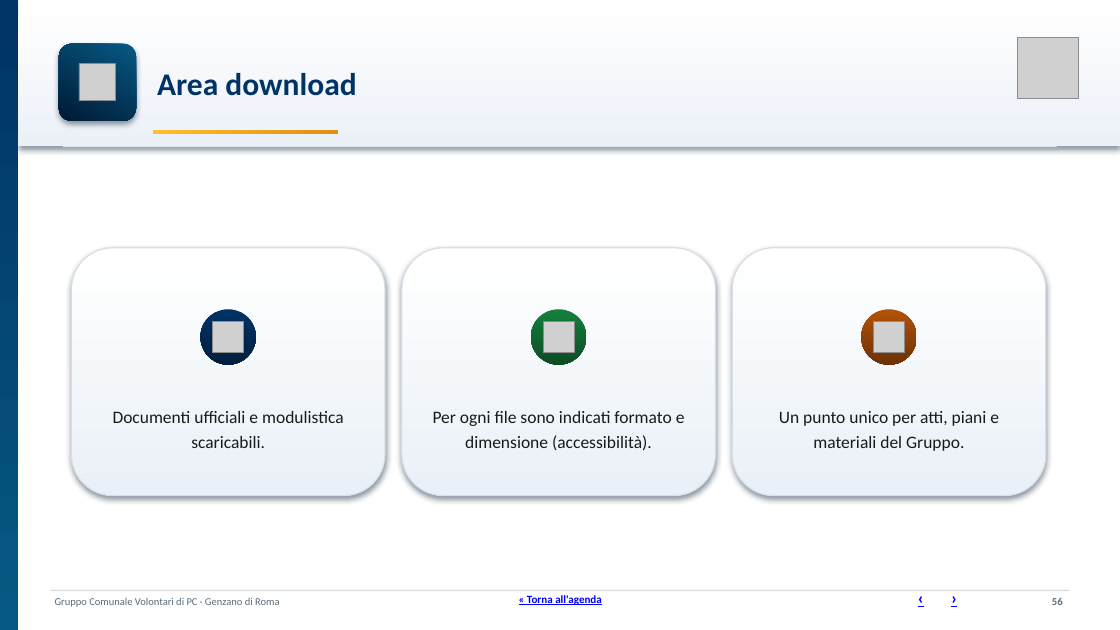
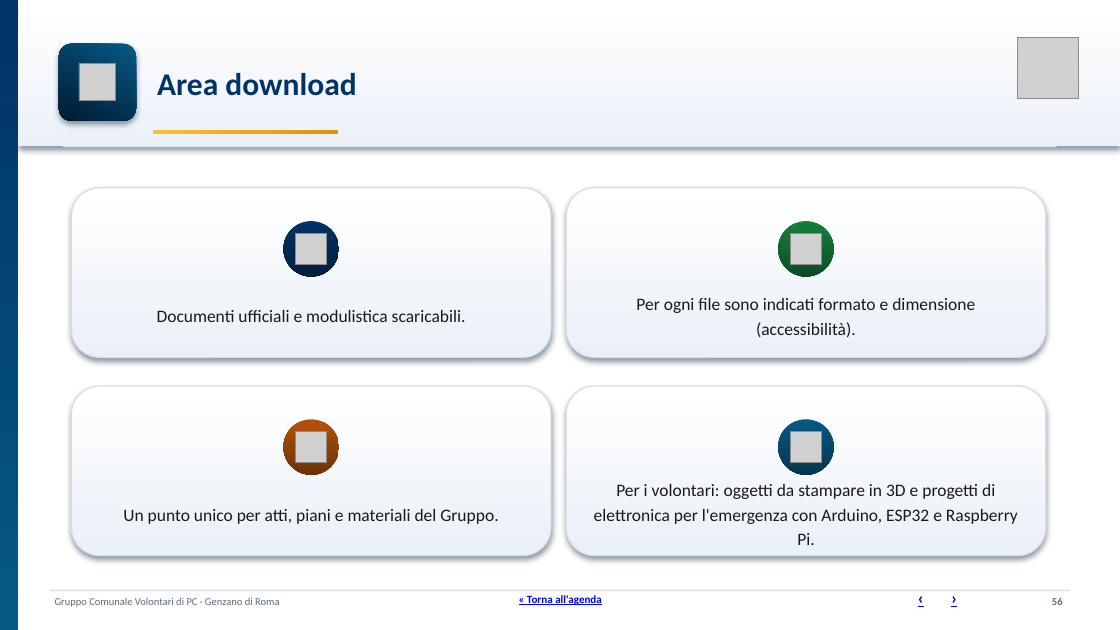
Before and after one commit to SviluppoItaliaDigitale/sito-pc-genzano, a slide deck: slide 56 of static/manuali/presentazione-struttura-sito.pptx. Drawn at 1120x630 pixels with LibreOffice and Linux fonts; fonts in the diff are those of the drawing; grey boxes stand for pictures. Boxes give left, top, right and bottom in pixels: in the first picture for what was removed or moved away, otherwise in the second. Text is boxed around its words. In the diff, an @@ line names an element or a change of style, - is before the commit and + after.

Commit message:
Elettronica per l'emergenza: progetti con ESP32, Meshtastic e Raspberry Pi (#2031)
Sezione nuova /elettronica-emergenza/ con quattro progetti (livello dell'acqua, pluviometro, nodo Meshtastic, schermo dell'allerta in sede), file da scaricare e custodie, voce a parte nell'Area Download e nella mappa del sito. Codice in EUPL 1.2.

```diff
--- a/static/manuali/presentazione-struttura-sito.pptx
+++ b/static/manuali/presentazione-struttura-sito.pptx
@@ rounded rectangle: place and size @@
-rounded rectangle at <box>71,248,385,496</box>
+rounded rectangle at <box>71,187,551,357</box>
@@ rounded rectangle: place and size @@
-rounded rectangle at <box>402,248,715,496</box>
+rounded rectangle at <box>566,187,1046,357</box>
@@ ellipse: place and size @@
-ellipse at <box>201,309,256,365</box>
+ellipse at <box>284,221,339,276</box>
@@ picture: place and size @@
-picture at <box>213,322,244,353</box>
+picture at <box>296,234,327,265</box>
@@ ellipse: place and size @@
-ellipse at <box>531,309,586,365</box>
+ellipse at <box>778,221,833,276</box>
@@ picture: place and size @@
-picture at <box>544,322,575,353</box>
+picture at <box>791,234,822,265</box>
@@ text "Documenti ufficiali e modulistica scaricabili." rewrapped from <box>113,411,344,448</box> to <box>157,310,466,322</box> @@
@@ text "Per ogni file sono indicati ..." rewrapped from <box>433,411,685,451</box> to <box>636,298,975,338</box> @@
@@ rounded rectangle: place and size @@
-rounded rectangle at <box>733,248,1046,496</box>
+rounded rectangle at <box>71,386,551,555</box>
@@ rounded rectangle added at <box>566,386,1046,555</box>, fill gradient #FFFFFF to #EAF0F7, outline #D8DEE4 1 pt @@
@@ ellipse: place and size @@
-ellipse at <box>861,309,917,365</box>
+ellipse at <box>284,419,339,475</box>
@@ ellipse added at <box>778,419,833,475</box>, fill gradient #075985 to #04354F @@
@@ picture: place and size @@
-picture at <box>874,322,905,353</box>
+picture at <box>296,432,327,463</box>
@@ picture added at <box>791,432,822,463</box> @@
@@ text "Un punto unico per atti, ..." rewrapped from <box>779,411,999,451</box> to <box>123,509,498,524</box> @@
@@ text added at <box>594,484,1018,545</box>, 15 pt, text #1A1A1A @@
+Per i volontari: oggetti da stampare in 3D e progetti di elettronica per l'emergenza con Arduino, ESP32 e Raspberry Pi.
```
Also in this commit, not shown: 43 other files.
